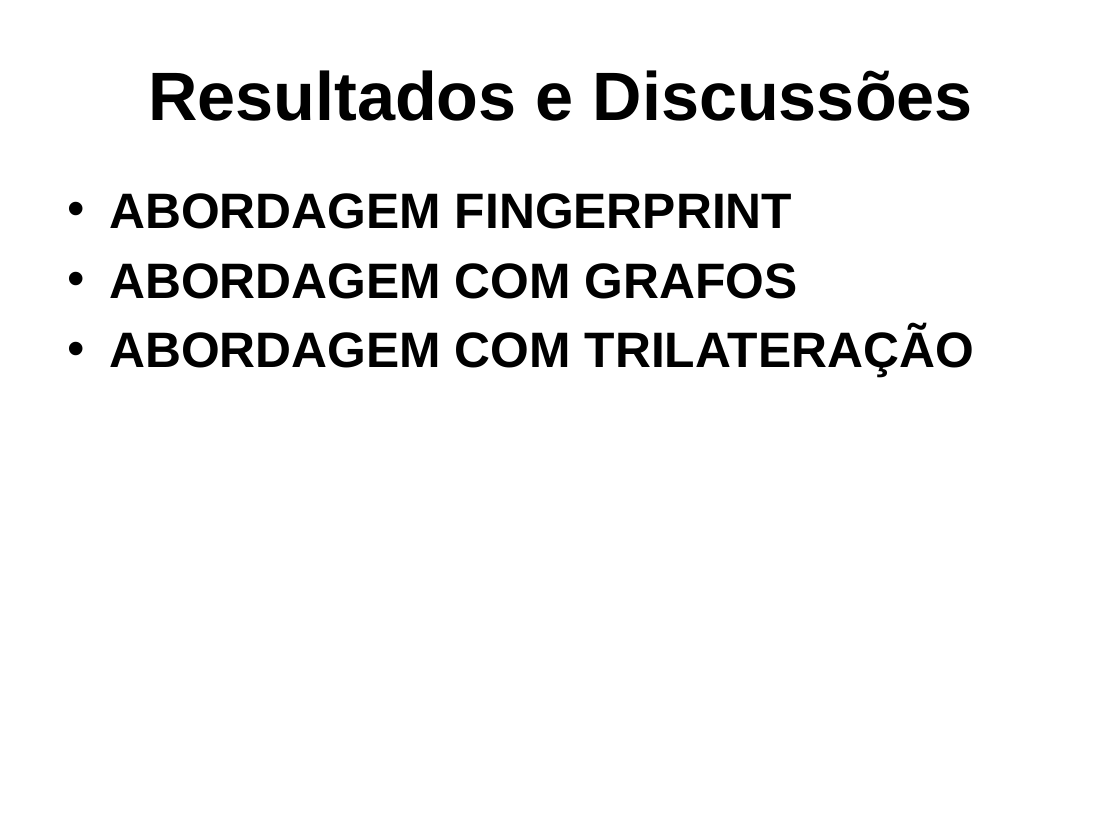
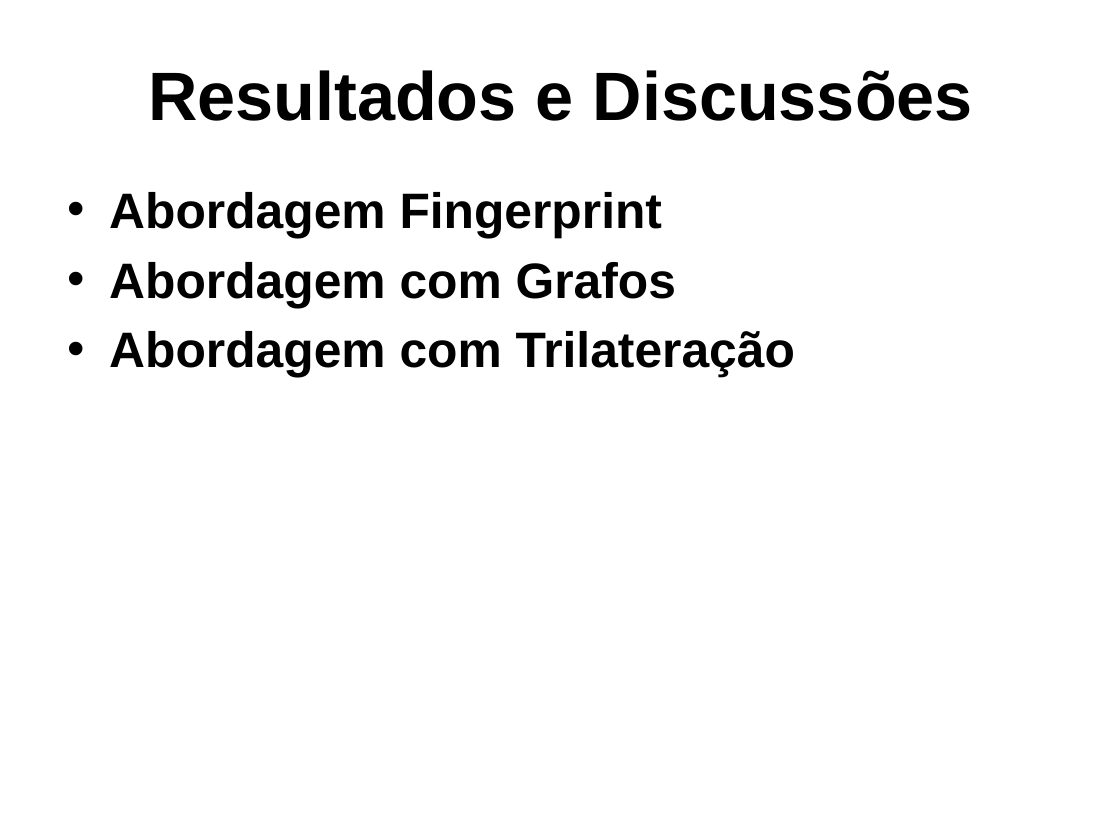
Before and after one commit to dalton-reis/tcc_bcc_2018_2_drkrause_DjonathanRafaelKrause, a slide deck: slide 18 of Textos/ApresentacaoTCC-DjonathanKrause.pptx. Drawn at 1120x840 pixels with LibreOffice and Linux fonts; fonts in the diff are those of the drawing; background and template pictures are left out. Boxes give left, top, right and bottom in pixels: in the first picture for what was removed or moved away, otherwise in the second. Text is boxed around its words. In the diff, an @@ line names an element or a change of style, - is before the commit and + after.

```diff
--- a/Textos/ApresentacaoTCC-DjonathanKrause.pptx
+++ b/Textos/ApresentacaoTCC-DjonathanKrause.pptx
@@ text at <box>109,192,795,378</box>: text changed @@
-• ABORDAGEM FINGERPRINT
-• ABORDAGEM COM GRAFOS
-• ABORDAGEM COM TRILATERAÇÃO
+• Abordagem Fingerprint
+• Abordagem com Grafos
+• Abordagem com Trilateração
```
Also in this commit, not shown: 13 other slides changed, 5 slides added, 46 other files.
